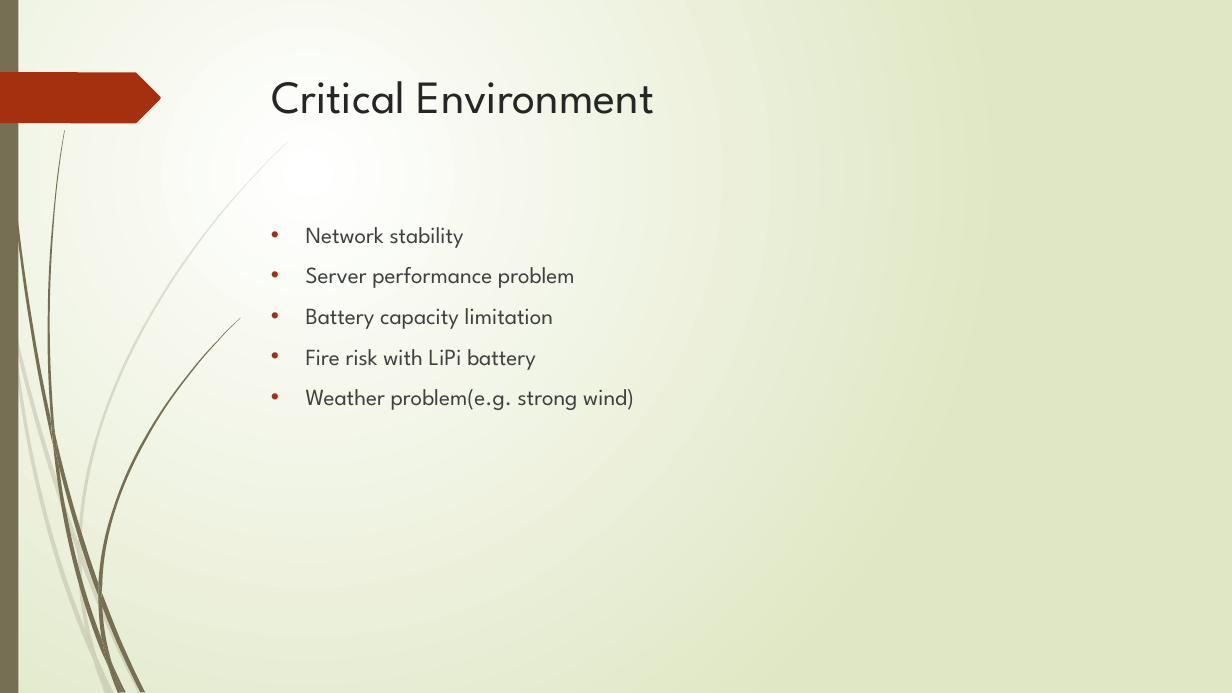
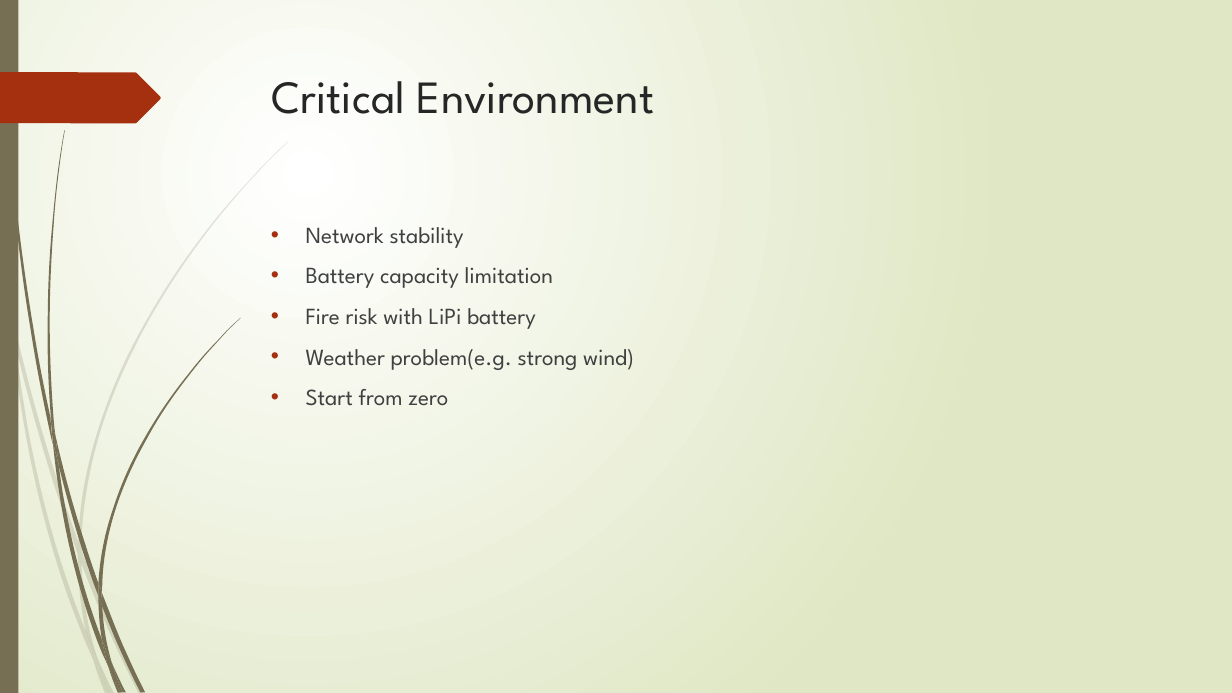
Before and after one commit to Ethan7102/FYP, a slide deck: slide 16 of FYP_document/Interim Report/Interim Report.pptx. Drawn at 1232x693 pixels with LibreOffice and Linux fonts; fonts in the diff are those of the drawing. Boxes give left, top, right and bottom in pixels: in the first picture for what was removed or moved away, otherwise in the second. Text is boxed around its words. In the diff, an @@ line names an element or a change of style, - is before the commit and + after.

```diff
--- a/FYP_document/Interim Report/Interim Report.pptx
+++ b/FYP_document/Interim Report/Interim Report.pptx
@@ text at [306, 267, 575, 288]: paragraph removed @@
-• Server performance problem
@@ text at [306, 389, 448, 406]: paragraph added @@
+• Start from zero
```
Also in this commit, not shown: 2 other slides changed, 7 other files.
